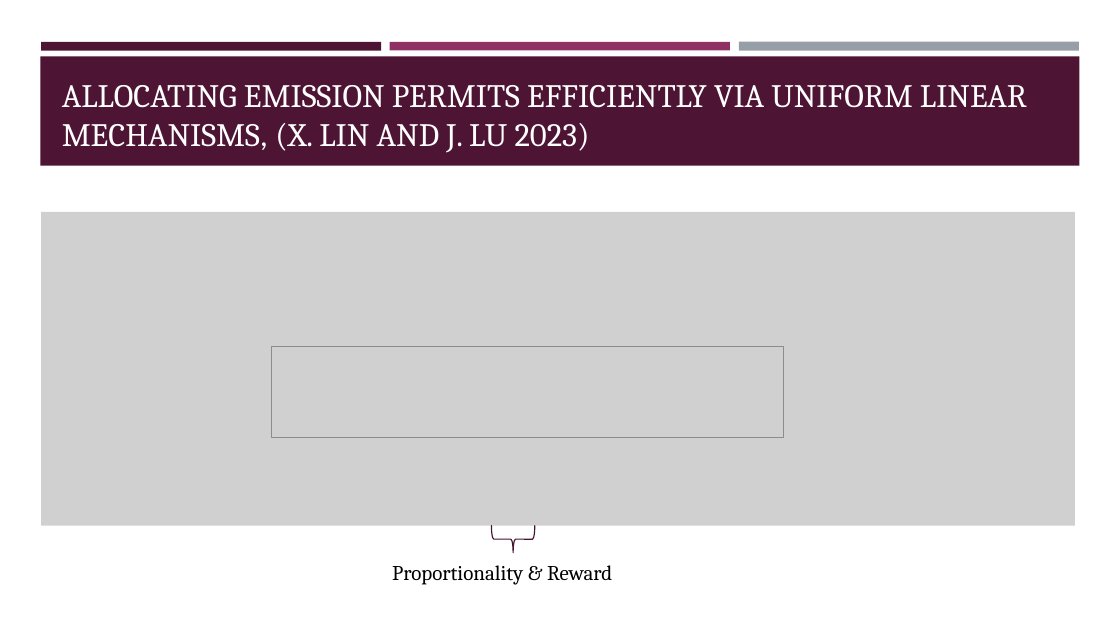
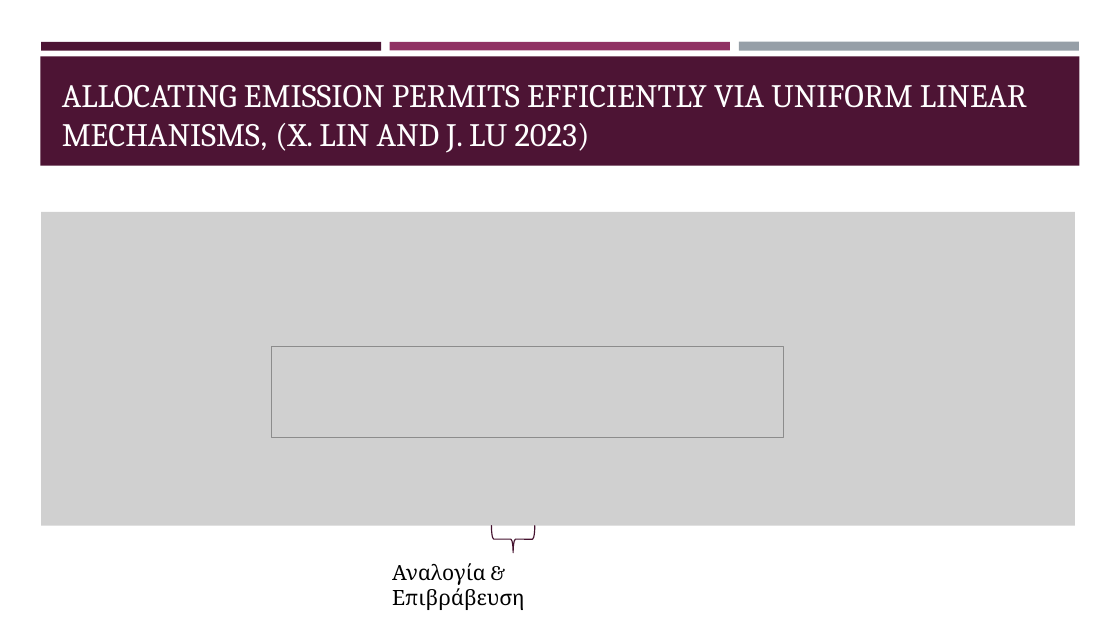
Before and after one commit to kwpap/Diplomatiki_kwpap_step_1, a slide deck: slide 24 of Thesis/Παρουσίαση.pptx (slide 28 before the commit). Drawn at 1120x630 pixels with LibreOffice and Linux fonts; fonts in the diff are those of the drawing; grey boxes stand for pictures; background and template pictures are left out. Boxes give left, top, right and bottom in pixels: in the first picture for what was removed or moved away, otherwise in the second. Text is boxed around its words. In the diff, an @@ line names an element or a change of style, - is before the commit and + after.

```diff
--- a/Thesis/Παρουσίαση.pptx
+++ b/Thesis/Παρουσίαση.pptx
@@ text at (392, 563, 525, 610): text changed @@
-Proportionality & Reward
+Αναλογία & Επιβράβευση
```
Also in this commit, not shown: 9 other slides changed.
